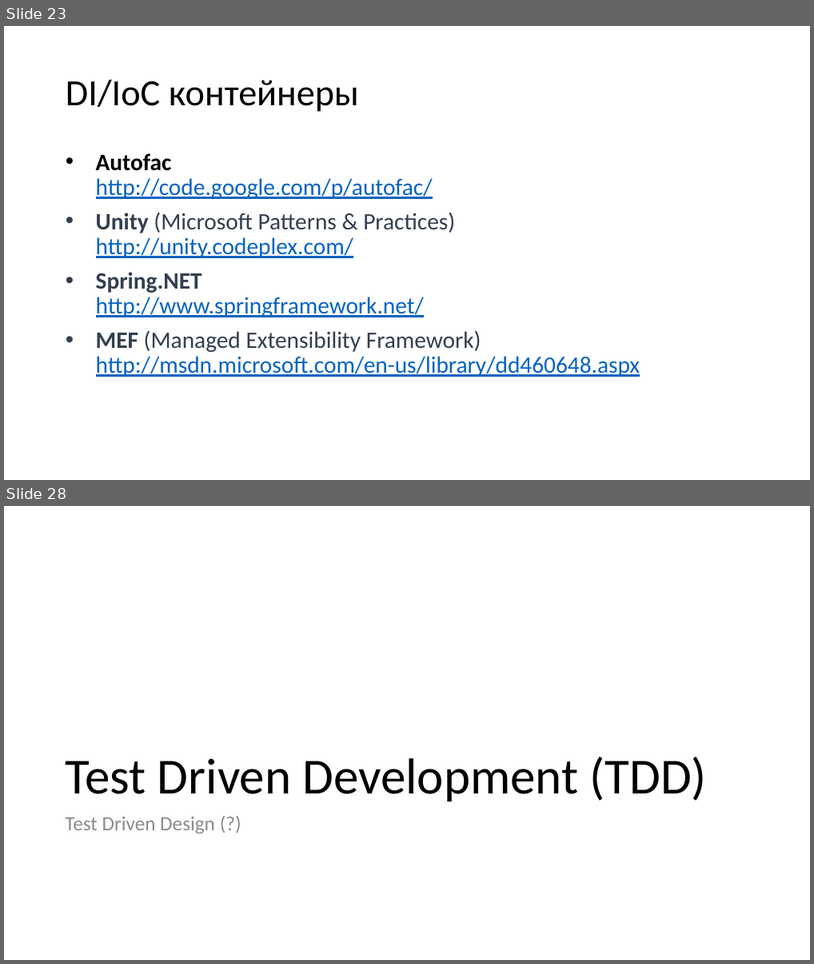
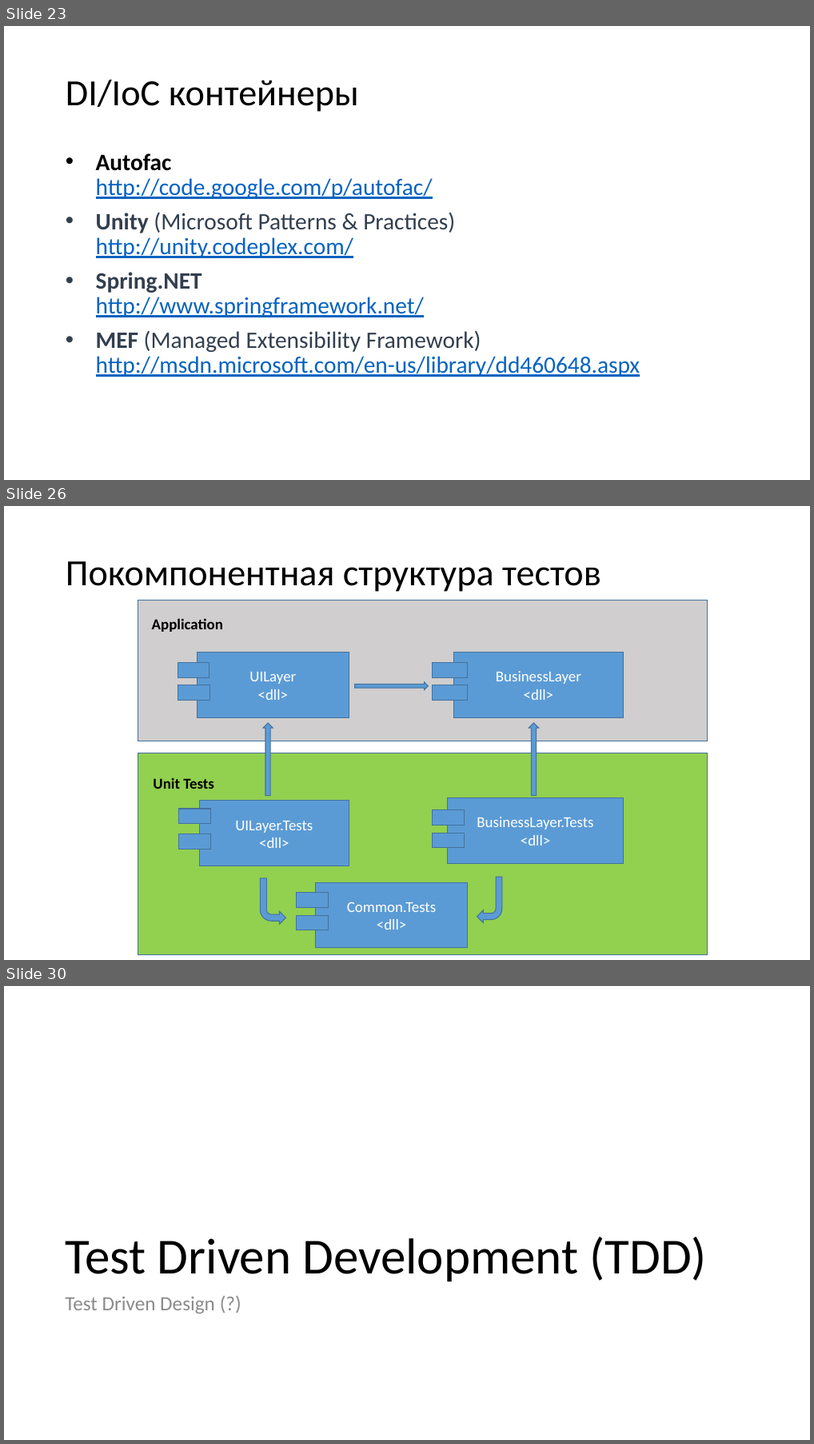
Before and after one commit to MihailRomanov/DevTools_Course, a slide deck: Lections/03_Unit_tests.pptx. Shown one above the other, each under a label of ours: slides 23 and 28 before the commit, slides 23, 26 and 30 after it; the slides between them are not shown. The pictures are 814x964 and 814x1444 pixels, drawn with LibreOffice and Linux fonts; fonts in the diff are those of the drawing. Boxes give left, top, right and bottom in pixels: in the first picture for what was removed or moved away, otherwise in the second. Text is boxed around its words. In the diff, an @@ line names an element or a change of style, - is before the commit and + after.

```diff
--- a/Lections/03_Unit_tests.pptx
+++ b/Lections/03_Unit_tests.pptx
@@ slide 26 added at (4,506,810,960), background #FFFFFF @@
@@ title added at (66,561,602,592), 44 pt, text #000000 @@
+Покомпонентная структура тестов
@@ rectangle added at (138,600,707,740), fill #D0CECE, outline #43739E 1 pt @@
@@ text added at (152,618,223,632), 18 pt, text #000000, bold @@
+Application
@@ group added at (178,652,624,718): 6 rectangles, 1 right arrow @@
+BusinessLayer
+<dll>
+UILayer
+<dll>
@@ up arrow added at (263,723,274,795), fill #5B9BD5, outline #43739E 1 pt @@
@@ up arrow added at (529,723,538,795), fill #5B9BD5, outline #43739E 1 pt @@
@@ rectangle added at (138,753,707,955), fill #92D050, outline #43739E 1 pt @@
@@ text added at (153,778,214,788), 18 pt, text #000000, bold @@
+Unit Tests
@@ rectangle added at (179,808,210,824), fill #5B9BD5, outline #43739E 1 pt @@
@@ rectangle added at (199,800,350,866), fill #5B9BD5, outline #43739E 1 pt, 18 pt, text #FFFFFF @@
+UILayer.Tests
+<dll>
@@ rectangle added at (432,810,464,825), fill #5B9BD5, outline #43739E 1 pt @@
@@ rectangle added at (447,797,624,863), fill #5B9BD5, outline #43739E 1 pt, 18 pt, text #FFFFFF @@
+BusinessLayer.Tests
+<dll>
@@ rectangle added at (179,834,210,849), fill #5B9BD5, outline #43739E 1 pt @@
@@ rectangle added at (433,832,464,848), fill #5B9BD5, outline #43739E 1 pt @@
@@ bent arrow added at (261,878,286,924), fill #5B9BD5, outline #43739E 1 pt @@
@@ rectangle added at (315,882,468,948), fill #5B9BD5, outline #43739E 1 pt, 18 pt, text #FFFFFF @@
+Common.Tests
+<dll>
@@ bent arrow added at (477,876,502,922), fill #5B9BD5, outline #43739E 1 pt @@
@@ rectangle added at (297,892,328,908), fill #5B9BD5, outline #43739E 1 pt @@
@@ rectangle added at (297,915,328,930), fill #5B9BD5, outline #43739E 1 pt @@
@@ what was slide 28 is now slide 30 @@
```
Also in this commit, not shown: 1 slide changed, 12 other slides added, 5 other files.
